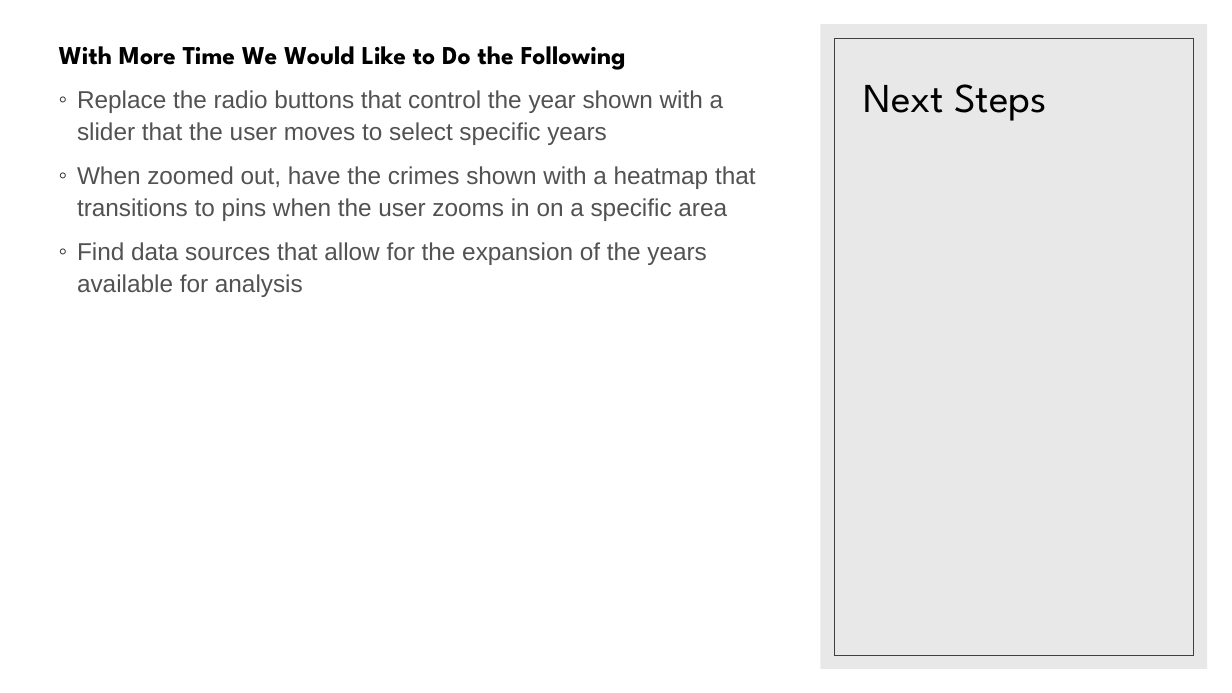
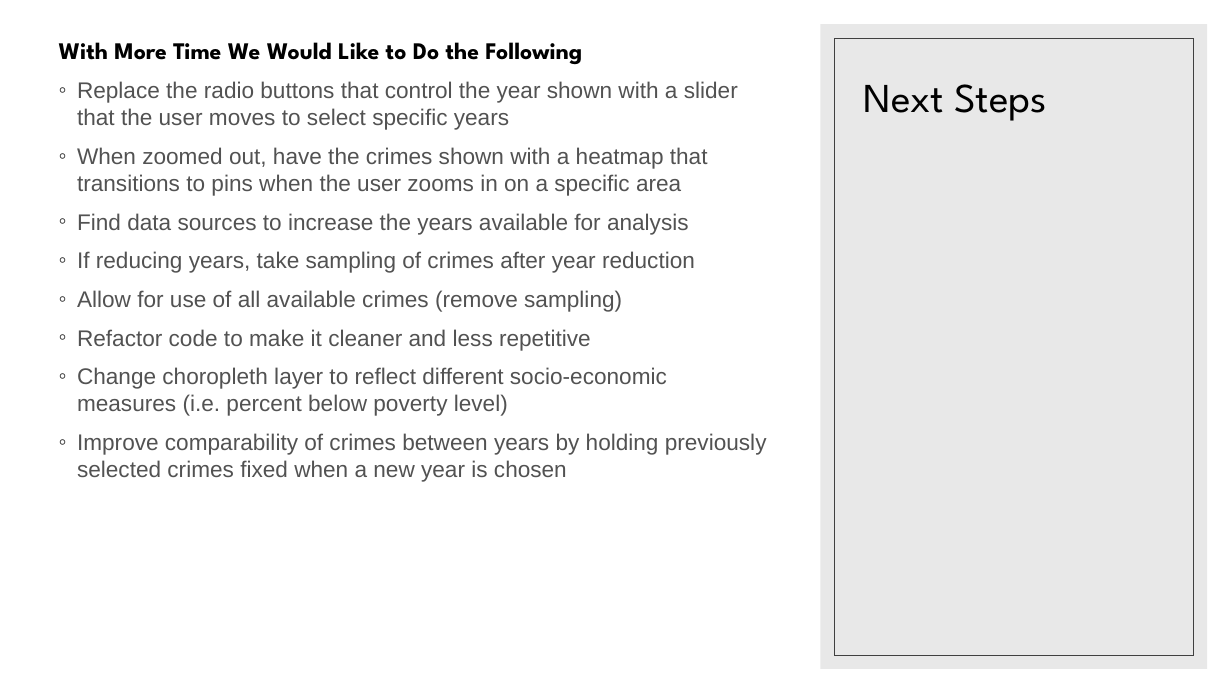
Before and after one commit to bsitati/Comparing-Annual-Median-Income-and-Annual-Crimes-in-Chicago, a slide deck: slide 16 of Files/Project_II.pptx (slide 15 before the commit). Drawn at 1232x693 pixels with LibreOffice and Linux fonts; fonts in the diff are those of the drawing. Boxes give left, top, right and bottom in pixels: in the first picture for what was removed or moved away, otherwise in the second. Text is boxed around its words. In the diff, an @@ line names an element or a change of style, - is before the commit and + after.

```diff
--- a/Files/Project_II.pptx
+++ b/Files/Project_II.pptx
@@ text at <box>59,42,738,196</box>: size 20 to 18.5 pt in "With More Time We Would Like to ..."; size 19 to 17.6 pt in "Replace the radio buttons that control the ...", "When zoomed out, have the crimes shown ..."; line spacing 1.1 to 1 @@
@@ text at <box>77,213,767,482</box>: text changed; size 19 to 17.6 pt @@
-◦ Find data sources that allow for the expansion of the years available for analysis
+◦ Find data sources to increase the years available for analysis
+◦ If reducing years, take sampling of crimes after year reduction
+◦ Allow for use of all available crimes (remove sampling)
+◦ Refactor code to make it cleaner and less repetitive
+◦ Change choropleth layer to reflect different socio-economic measures (i.e. percent below poverty level)
+◦ Improve comparability of crimes between years by holding previously selected crimes fixed when a new year is chosen
```
Also in this commit, not shown: 7 other slides changed, 1 slide added.
